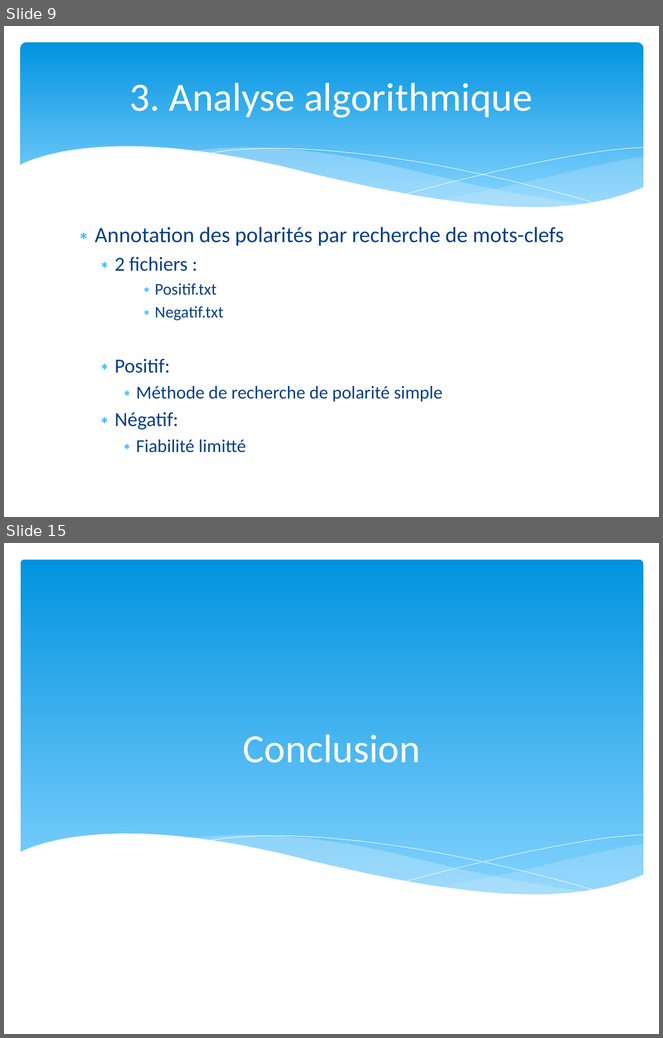
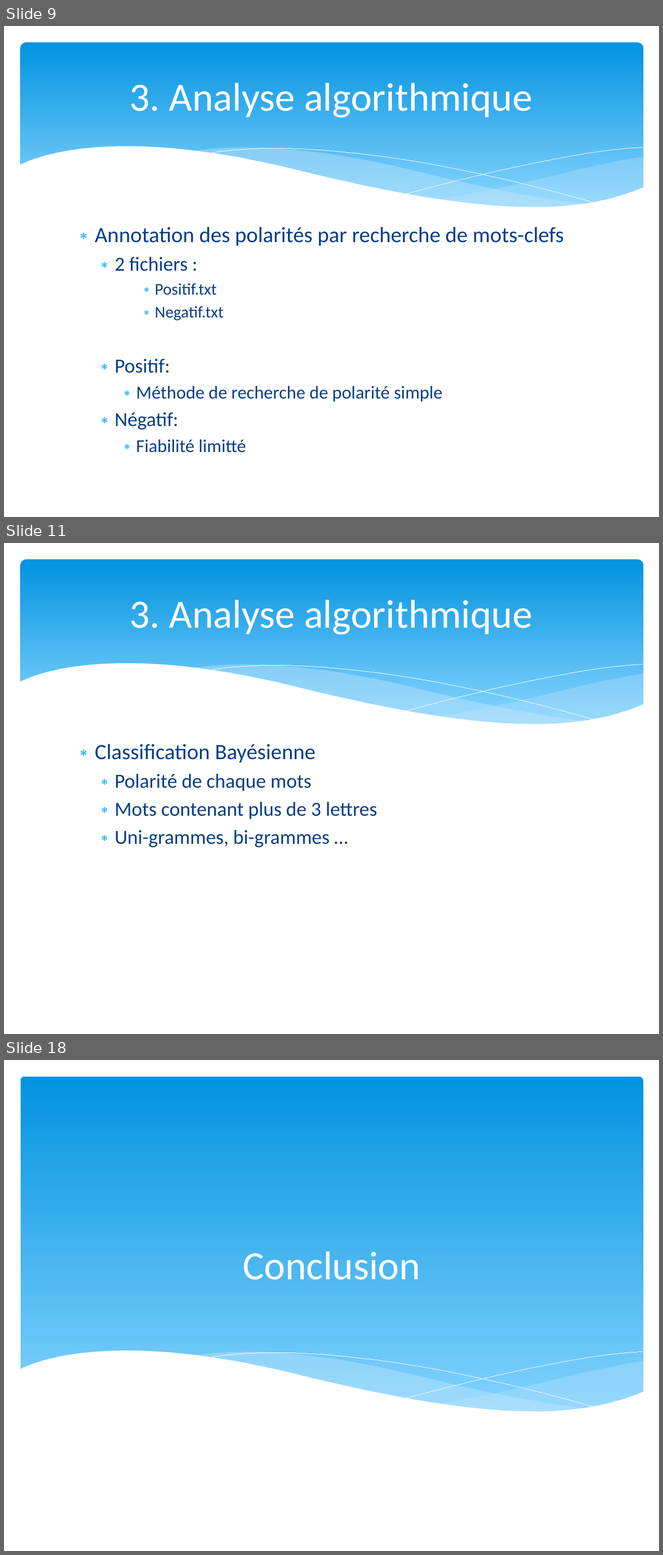
Before and after one commit to m1TP/pje, a slide deck: Soutenance PJE2 TWITTER.pptx. Shown one above the other, each under a label of ours: slides 9 and 15 before the commit, slides 9, 11 and 18 after it; the slides between them are not shown. The pictures are 663x1038 and 663x1555 pixels, drawn with LibreOffice and Linux fonts; fonts in the diff are those of the drawing. Boxes give left, top, right and bottom in pixels: in the first picture for what was removed or moved away, otherwise in the second. Text is boxed around its words. In the diff, an @@ line names an element or a change of style, - is before the commit and + after.

```diff
--- a/Soutenance PJE2 TWITTER.pptx
+++ b/Soutenance PJE2 TWITTER.pptx
@@ slide 11 added at (4, 543, 659, 1034), background #FFFFFF; not listed: 6 template elements that a slide beside it also shows @@
@@ title added at (130, 600, 533, 635), 44 pt, text #FFFFFF @@
+3. Analyse algorithmique
@@ text added at (95, 744, 377, 848), 22 pt, text #073E87 @@
+∗ Classification Bayésienne
+  ∗ Polarité de chaque mots
+  ∗ Mots contenant plus de 3 lettres
+  ∗ Uni-grammes, bi-grammes …
@@ what was slide 15 is now slide 18 @@
```
Also in this commit, not shown: 7 slides changed, 2 other slides added, 8 other files.
